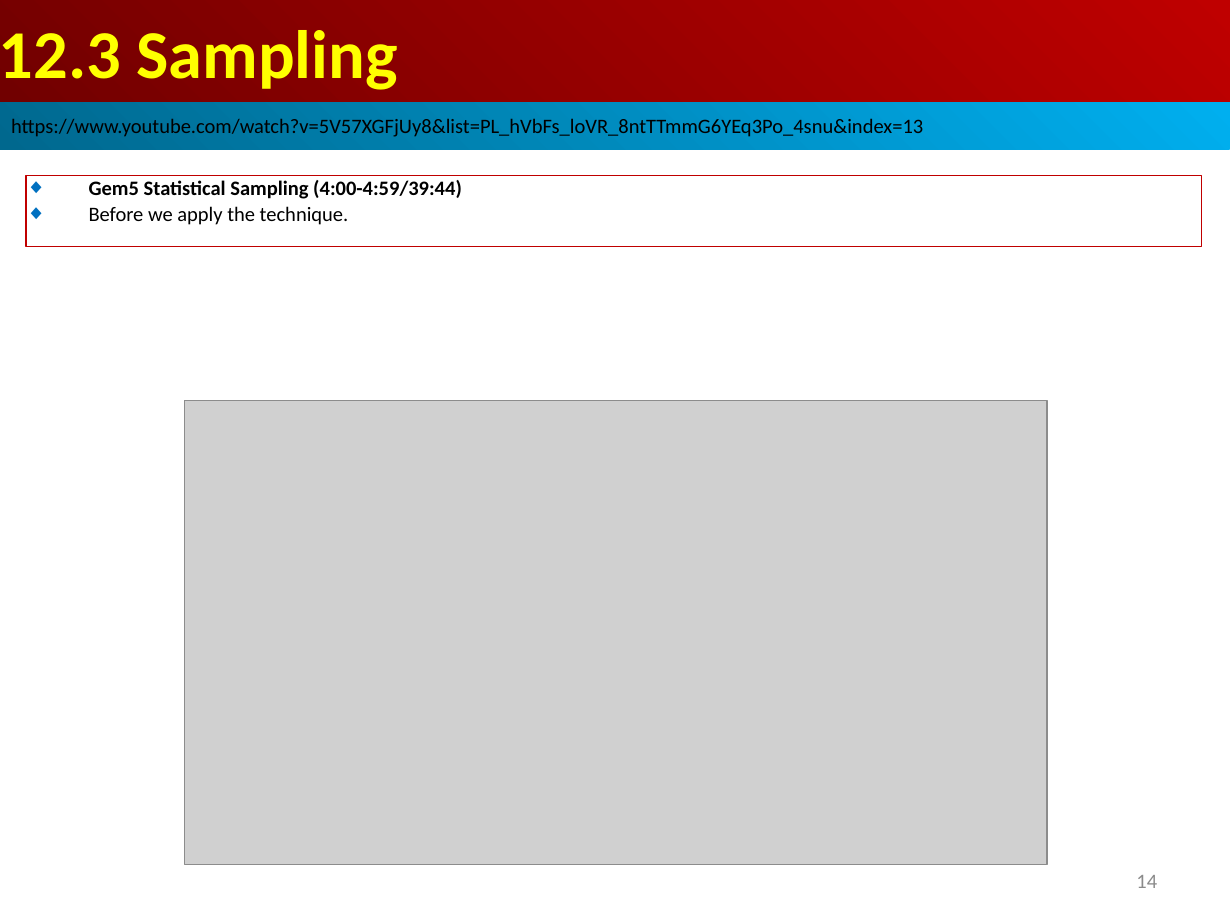
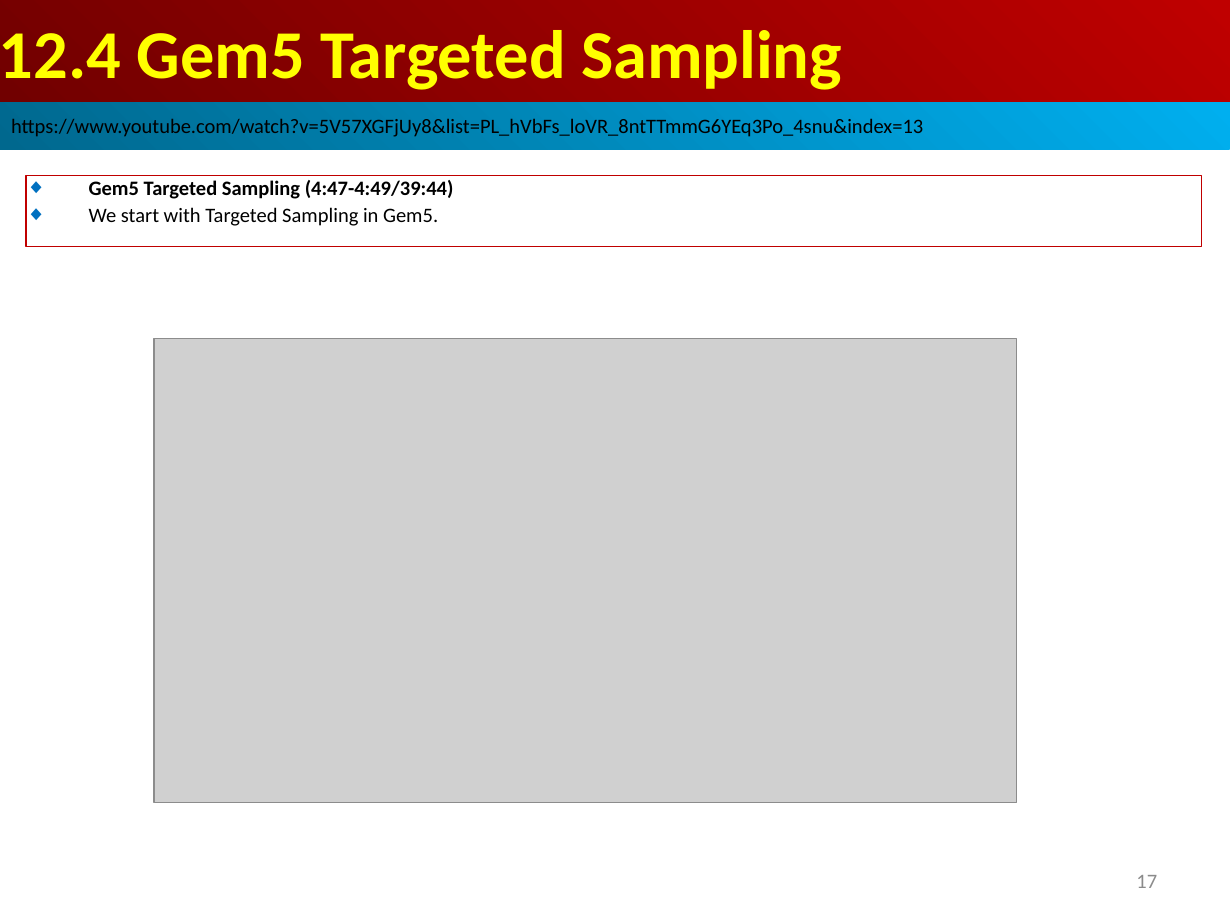
Before and after one commit to peterhchen/AIU_CS850_Gem5_McPAT, a slide deck: slide 17 of 050_Gem5/013.SampleSim/000_Video/013.SampleSim.ppt (slide 14 before the commit). Drawn at 1232x924 pixels with LibreOffice and Linux fonts; fonts in the diff are those of the drawing; grey boxes stand for pictures. Boxes give left, top, right and bottom in pixels: in the first picture for what was removed or moved away, otherwise in the second. Text is boxed around its words. In the diff, an @@ line names an element or a change of style, - is before the commit and + after.

```diff
--- a/050_Gem5/013.SampleSim/000_Video/013.SampleSim.ppt
+++ b/050_Gem5/013.SampleSim/000_Video/013.SampleSim.ppt
@@ text in rectangle at (0,30,842,90): text changed @@
-12.3 Sampling
+12.4 Gem5 Targeted Sampling
@@ text in rectangle at (89,180,454,226): text changed @@
-◆ Gem5 Statistical Sampling (4:00-4:59/39:44)
-◆ Before we apply the technique.
+◆ Gem5 Targeted Sampling (4:47-4:49/39:44)
+◆ We start with Targeted Sampling in Gem5.
@@ picture: place and size @@
-picture at (185,400,1047,865)
+picture at (154,339,1016,803)
@@ page number at (1136,875,1157,888): text changed @@
-14
+17
```
Also in this commit, not shown: 1 other slide changed, 7 slides added.
